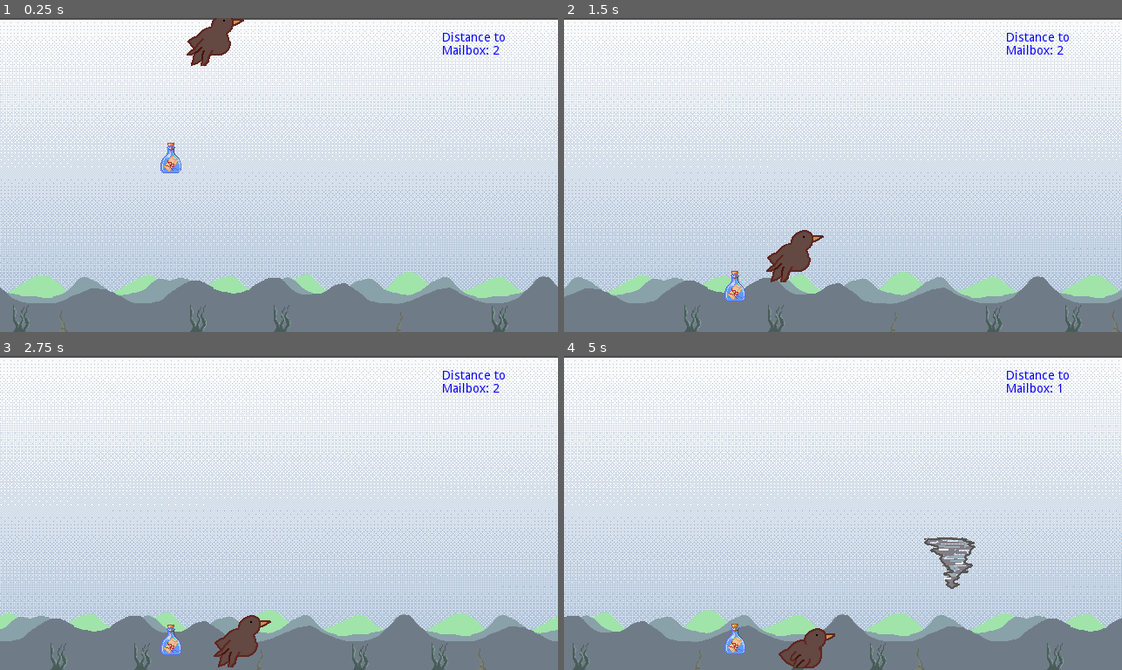
Above: before the commit, frames 1-4 (two rows, left to right).
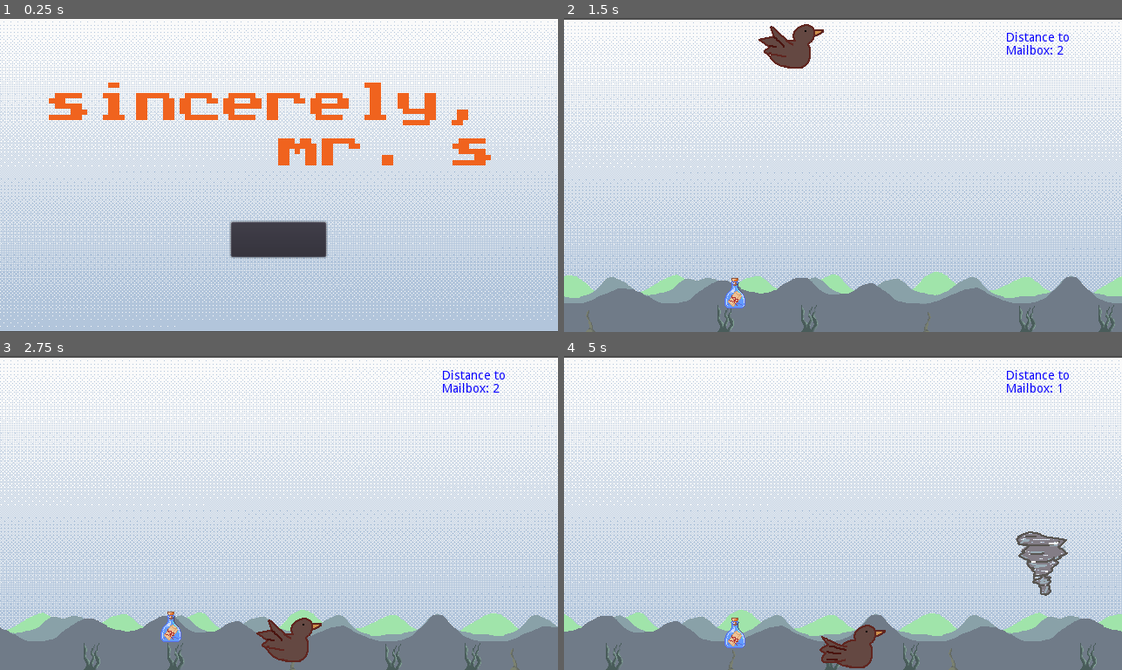
Above: after the commit, the same moments.

Repository: Jerome-M-StMartin/gamejam2022
Game: Godot game, scene res://Scenes/Root.tscn
The game is run twice, just before and just after one commit, with the same random seed, the same clock (stepped at 60 frames per second) and the same inputs.
Inputs (mouse positions are in pixels of both pictures, inside the frame that each line leads up to):
- Up to frame 1 (0.25 s): no input
- Up to frame 2 (1.5 s): click (843, 240) at 0.52 s; hold Right (ui_right) from 1.28 s (still down)
- Up to frame 3 (2.75 s): release Right (ui_right) at 2.03 s; hold Down (ui_down) from 2.03 s (still down)
- Up to frame 4 (5 s): release Down (ui_down) at 2.78 s; hold Right (ui_right) 2.78-3.53 s; hold Up (ui_up) 3.53-4.28 s; hold Left (ui_left) from 4.28 s (still down)

The runs differ from the first frame. In frame 1, 68% of the frame differs, in the area x 0-100%, y 0-100%; in frame 2, 8.9%; in frame 3, 8.2%; in frame 4, 9.9%.

Commit message:
minor changes before concurrent work

Diff:
--- a/Scenes/GameEndScene.tscn
+++ b/Scenes/GameEndScene.tscn
@@ -1,14 +1,15 @@
-[gd_scene load_steps=3 format=2]
+[gd_scene load_steps=2 format=2]
 
 [ext_resource path="res://Assets/endscreen.png" type="Texture" id=1]
-[ext_resource path="res://Assets/Ocean_Shore.ogg" type="AudioStream" id=2]
 
 [node name="Node2D" type="Node2D"]
+__meta__ = {
+"_edit_group_": true
+}
 
 [node name="EndScreen" type="Sprite" parent="."]
 position = Vector2( 321, 182 )
 texture = ExtResource( 1 )
-
-[node name="AudioStreamPlayer2D" type="AudioStreamPlayer2D" parent="."]
-stream = ExtResource( 2 )
-autoplay = true
+__meta__ = {
+"_edit_lock_": true
+}
--- a/Scenes/GameRunning.tscn
+++ b/Scenes/GameRunning.tscn
@@ -1,8 +1,7 @@
-[gd_scene load_steps=9 format=2]
+[gd_scene load_steps=8 format=2]
 
 [ext_resource path="res://Scripts/waves.gd" type="Script" id=1]
 [ext_resource path="res://Scripts/hazard_spawner.gd" type="Script" id=2]
-[ext_resource path="res://Assets/Brave New Ocean Loopable.ogg" type="AudioStream" id=4]
 [ext_resource path="res://Assets/waves.png" type="Texture" id=5]
 [ext_resource path="res://Assets/sky.png" type="Texture" id=6]
 [ext_resource path="res://Scenes/Bottle.tscn" type="PackedScene" id=7]
@@ -40,10 +39,6 @@
 "_edit_lock_": true
 }
 
-[node name="AudioStreamPlayer" type="AudioStreamPlayer" parent="."]
-stream = ExtResource( 4 )
-volume_db = 0.5
-
 [node name="HazardSpawner" type="Node" parent="."]
 script = ExtResource( 2 )
 
--- a/Scenes/Root.tscn
+++ b/Scenes/Root.tscn
@@ -1,7 +1,7 @@
 [gd_scene load_steps=2 format=2]
 
-[ext_resource path="res://Scenes/GameRunning.tscn" type="PackedScene" id=1]
+[ext_resource path="res://Scenes/StartScreen.tscn" type="PackedScene" id=1]
 
 [node name="Root" type="Node2D"]
 
-[node name="GameRunning" parent="." instance=ExtResource( 1 )]
+[node name="StartScreen" parent="." instance=ExtResource( 1 )]
--- a/Scenes/StartScreen.tscn
+++ b/Scenes/StartScreen.tscn
@@ -1,8 +1,7 @@
-[gd_scene load_steps=9 format=2]
+[gd_scene load_steps=8 format=2]
 
 [ext_resource path="res://Assets/sky.png" type="Texture" id=1]
 [ext_resource path="res://Assets/titl_font.png" type="Texture" id=3]
-[ext_resource path="res://Assets/Brave New Ocean Loopable.ogg" type="AudioStream" id=4]
 [ext_resource path="res://Scripts/StartButton.gd" type="Script" id=5]
 
 [sub_resource type="ImageTexture" id=1]
@@ -55,9 +54,4 @@
 frame = 1
 playing = true
 
-[node name="AudioStreamPlayer" type="AudioStreamPlayer" parent="."]
-stream = ExtResource( 4 )
-volume_db = 0.046
-autoplay = true
-
 [connection signal="pressed" from="Button" to="Button" method="_on_Button_pressed"]
--- a/Scripts/GameRunning.gd
+++ b/Scripts/GameRunning.gd
@@ -7,7 +7,6 @@
 var new_pos: Vector2
 
 func _ready():
-	$AudioStreamPlayer.playing = true
 	var mailbox_timer = Timer.new()
 	mailbox_timer.name = "MailboxTimer"
 	mailbox_timer.wait_time = 2.0
--- a/Scripts/StartButton.gd
+++ b/Scripts/StartButton.gd
@@ -18,4 +18,4 @@
 
 
 func _on_Button_pressed():
-	get_tree().change_scene("res://Scenes/Root.tscn")
+	get_tree().change_scene("res://Scenes/GameRunning.tscn")
